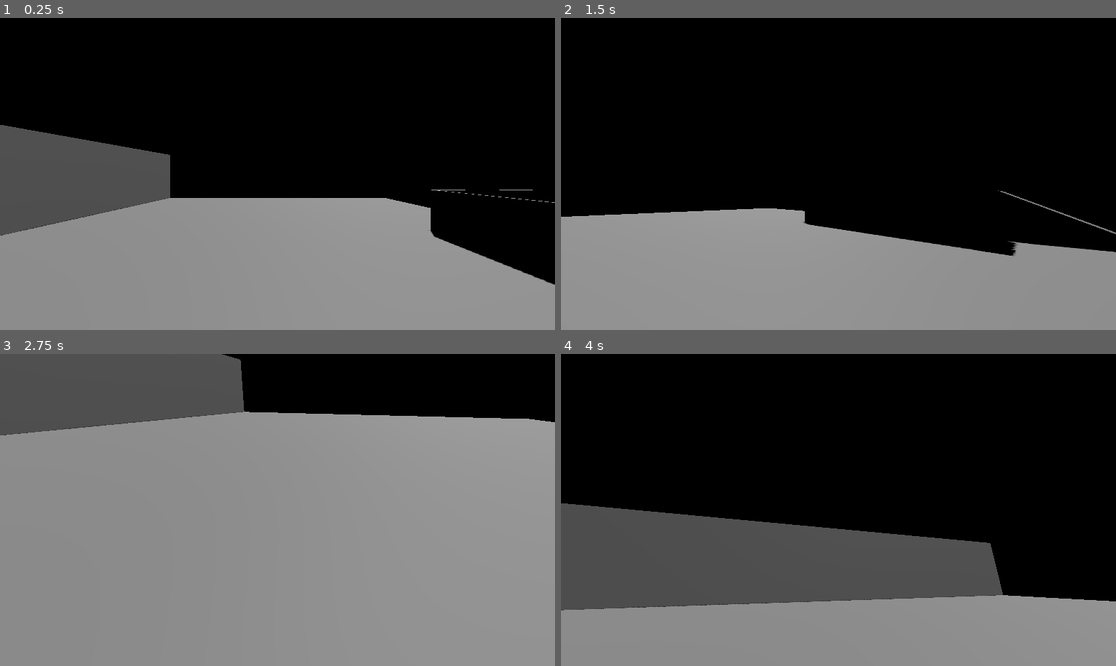
Above: before the commit, frames 1-4 (two rows, left to right).
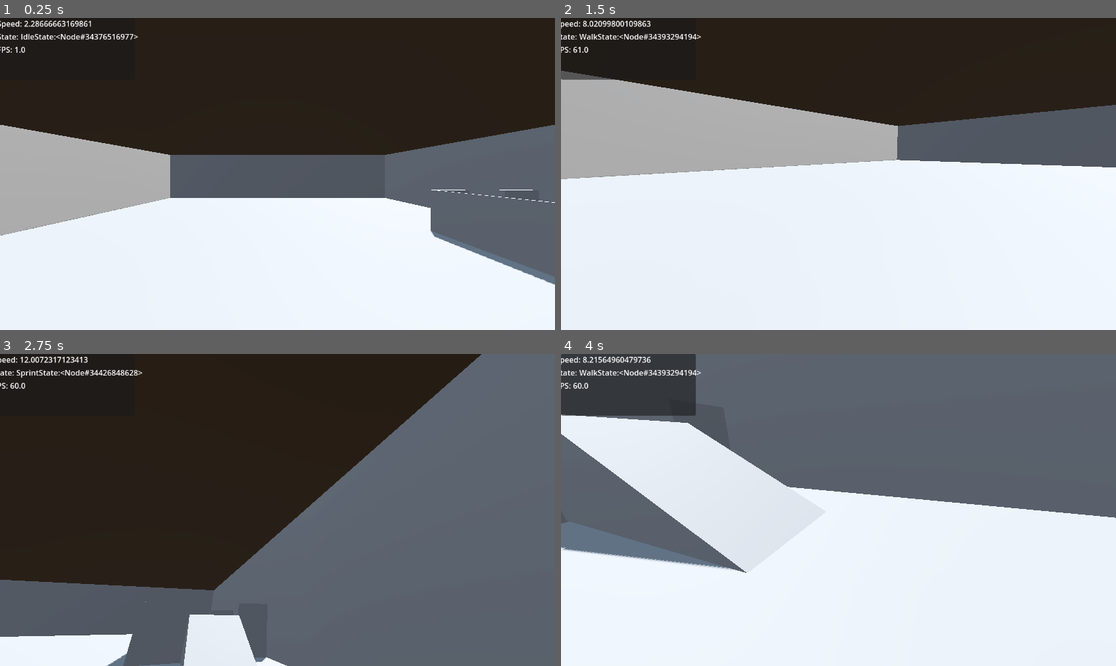
Above: after the commit, the same moments.

Repository: indieAYUSH/GODOT-First-person-chracter-controller-with-state-machine
Game: Godot game, scene res://demo/main.tscn
Two runs of this game, one before a commit and one after it. Both use one fixed random seed, a clock stepped at 60 frames per second and the inputs below.
Inputs (mouse positions are in pixels of both pictures, inside the frame that each line leads up to):
- Up to frame 1 (0.25 s): no input
- Up to frame 2 (1.5 s): move the mouse to (960, 158) at 0.52 s; hold D (right) 0.53-1.28 s; hold Shift (sprint, bound only after the commit) 0.53-1.28 s; tap Space (jump) at 0.77, 0.8, 1.07, 1.35 s; move the mouse to (727, 189) at 1.27 s; hold S (backward) from 1.28 s (still down)
- Up to frame 3 (2.75 s): tap Space (jump) at 1.52, 1.82, 2.3 s; tap Shift (sprint, bound only after the commit) at 1.55 s; move the mouse to (333, 441) at 2.02 s; release S (backward) at 2.03 s; hold D (right) from 2.03 s (still down); hold Shift (sprint, bound only after the commit) from 2.03 s (still down)
- Up to frame 4 (4 s): move the mouse to (810, 572) at 2.77 s; release D (right) at 2.78 s; release Shift (sprint, bound only after the commit) at 2.78 s; hold W (forward) 2.78-3.53 s; tap Shift (sprint, bound only after the commit) at 2.85 s; tap Space (jump) at 3.02, 3.32, 3.6, 3.77 s; move the mouse to (1005, 556) at 3.52 s; hold A (left) from 3.53 s (still down)

The runs differ from the first frame. In frame 1, 100% of the frame differs, in the area x 0-100%, y 0-100%; in frame 2, 100%; in frame 3, 100%; in frame 4, 100%.

Commit message:
basic state machine structure done
comple all basic transition logic added few shity states

Diff:
--- a/(fsm)-fps-controller/demo/main.tscn
+++ b/(fsm)-fps-controller/demo/main.tscn
@@ -1,8 +1,24 @@
-[gd_scene load_steps=2 format=3 uid="uid://dn6ld6qxwpy7u"]
+[gd_scene load_steps=5 format=3 uid="uid://dn6ld6qxwpy7u"]
 
 [ext_resource type="PackedScene" uid="uid://kprkvpgi57h6" path="res://player/secene/player.tscn" id="1_ke4q7"]
 
+[sub_resource type="ProceduralSkyMaterial" id="ProceduralSkyMaterial_ke4q7"]
+sky_horizon_color = Color(0.662243, 0.671743, 0.686743, 1)
+ground_horizon_color = Color(0.662243, 0.671743, 0.686743, 1)
+
+[sub_resource type="Sky" id="Sky_ru5rj"]
+sky_material = SubResource("ProceduralSkyMaterial_ke4q7")
+
+[sub_resource type="Environment" id="Environment_cvse4"]
+background_mode = 2
+sky = SubResource("Sky_ru5rj")
+tonemap_mode = 2
+glow_enabled = true
+
 [node name="main" type="Node3D"]
+
+[node name="WorldEnvironment" type="WorldEnvironment" parent="."]
+environment = SubResource("Environment_cvse4")
 
 [node name="DirectionalLight3D" type="DirectionalLight3D" parent="."]
 transform = Transform3D(-0.866025, -0.433013, 0.25, 0, 0.5, 0.866025, -0.5, 0.75, -0.433013, 0, 56.3735, 0)
--- /dev/null
+++ b/(fsm)-fps-controller/player/player_res/player_1.tres
@@ -0,0 +1,16 @@
+[gd_resource type="Resource" script_class="PlayerStats" load_steps=2 format=3 uid="uid://bblqvrq0fkaeu"]
+
+[ext_resource type="Script" uid="uid://b5l01hnwm7wxh" path="res://player/script/player_stats.gd" id="1_g3yrl"]
+
+[resource]
+script = ExtResource("1_g3yrl")
+player_name = "Nishant"
+walking_speed = 8.0
+running_speed = 12.0
+jump_height = 4.5
+croch_walking_speed = 5.0
+sliding_speed = 15.0
+dash_speed = 17.0
+lerp_speed = 10.0
+acceleration = 15.0
+metadata/_custom_type_script = "uid://b5l01hnwm7wxh"
--- /dev/null
+++ b/(fsm)-fps-controller/player/script/PlayerStateMachine.gd
@@ -0,0 +1,8 @@
+
+
+#+======================================
+#==========Only used for debuging purpose all core logics are in states.gd================#
+
+#==============if you want u can use it pass node refrence if ur requirment is to make it more modular
+class_name PlayerStateMachine
+extends StateMachine
--- a/(fsm)-fps-controller/player/script/State.gd
+++ b/(fsm)-fps-controller/player/script/State.gd
@@ -1,12 +1,25 @@
 class_name State
 extends Node
 
+signal change_state(new_state_name : String)
 
-# Called when the node enters the scene tree for the first time.
+var PLAYER : Player
+var ANIMATION : AnimationPlayer
+var  ANIM_TREE : AnimationTree
+
 func _ready():
-	pass # Replace with function body.
+	await owner.ready
+	PLAYER = owner as Player
+	ANIMATION = PLAYER.get_node("AnimationPlayer") as AnimationPlayer
+	ANIM_TREE = PLAYER.get_node("AnimationTree")    as AnimationTree
+func enter():
+	pass
 
+func exit():
+	pass
 
-# Called every frame. 'delta' is the elapsed time since the previous frame.
-func _process(delta):
+func update(delta):
 	pass
+
+func physics_update(delta):
+	pass
--- a/(fsm)-fps-controller/player/script/StateMachine.gd
+++ b/(fsm)-fps-controller/player/script/StateMachine.gd
@@ -1,12 +1,51 @@
 class_name StateMachine
 extends Node
 
+@export var current_state : State
+var states : Dictionary = {}
 
-# Called when the node enters the scene tree for the first time.
+#for debugging prpose  only
+signal state_changed(state_name )
+
 func _ready():
-	pass # Replace with function body.
+	for child in get_children():
+		if child is State:
+			states[child.name] = child
+			child.change_state.connect(on_change_state)
+		else:
+			push_warning("state machine contain in valid child node")
+	await owner.ready
+	current_state.enter()
+	state_changed.emit(current_state)
 
 
-# Called every frame. 'delta' is the elapsed time since the previous frame.
+
 func _process(delta):
-	pass
+	if current_state:
+		current_state.update(delta)
+	print(current_state)
+
+
+
+func _physics_process(delta):
+	if current_state:
+		current_state.physics_update(delta)
+
+
+
+func on_change_state(new_state_name:String) ->void:
+	var new_state = states.get(new_state_name)
+
+	if current_state == new_state:
+		return
+
+	if current_state == null:
+		return
+
+	if current_state != new_state:
+		current_state.exit()
+		new_state.enter()
+		current_state = new_state
+		state_changed.emit(current_state)
+	else:
+		print("error in state")
--- /dev/null
+++ b/(fsm)-fps-controller/player/script/idle.gd
@@ -0,0 +1,14 @@
+class_name IdleState
+extends State
+
+
+func enter():
+	pass
+
+
+
+func update(delta:float):
+	if PLAYER.velocity.length() > 0  and PLAYER.is_on_floor():
+		change_state.emit("WalkState")
+	elif PLAYER.velocity.length() > 0 and !PLAYER.is_on_floor():
+		pass
--- /dev/null
+++ b/(fsm)-fps-controller/player/script/juice_things.gd
@@ -0,0 +1,11 @@
+extends Node3D
+
+
+# Called when the node enters the scene tree for the first time.
+func _ready():
+	pass # Replace with function body.
+
+
+# Called every frame. 'delta' is the elapsed time since the previous frame.
+func _process(delta):
+	pass
--- /dev/null
+++ b/(fsm)-fps-controller/player/script/jump_state.gd
@@ -0,0 +1,6 @@
+class_name JumpState
+extends State
+
+
+func update(delta:float) -> void:
+	pass
--- a/(fsm)-fps-controller/player/script/player.gd
+++ b/(fsm)-fps-controller/player/script/player.gd
@@ -1,9 +1,12 @@
+class_name Player
 extends CharacterBody3D
 
 
-const SPEED = 5.0
+var SPEED = 5.0
 const JUMP_VELOCITY = 4.5
 
+#
+@export var current_player : PlayerStats
 
 #Node_Refrence
 @onready var head = %Head
@@ -35,9 +38,14 @@
 		velocity.z = move_toward(velocity.z, 0, SPEED)
 
 	move_and_slide()
+	$ui/Panel/VSplitContainer/SpeedContainer/speed_val.text = str(velocity.length())
 
 #------mouse_input----#
 func _input(event):
 	if event is InputEventMouseMotion:
-		head.rotate_x(deg_to_rad(event.relative.y)*camera_senstivity)
-		rotate_y(deg_to_rad(event.relative.x)*camera_senstivity)
+		head.rotate_x(deg_to_rad(-event.relative.y)*camera_senstivity)
+		rotate_y(deg_to_rad(-event.relative.x)*camera_senstivity)
+		head.rotation.x = clamp(head.rotation.x , deg_to_rad(-90) , deg_to_rad(90))
+
+func _ready():
+	Input.set_mouse_mode(Input.MOUSE_MODE_CAPTURED)
--- /dev/null
+++ b/(fsm)-fps-controller/player/script/player_stats.gd
@@ -0,0 +1,15 @@
+extends  Resource
+class_name PlayerStats
+
+@export var player_name :String
+
+
+@export_group("PlayerStats")
+@export var walking_speed : float
+@export var running_speed : float
+@export var jump_height : float
+@export var croch_walking_speed : float
+@export var sliding_speed : float
+@export var dash_speed : float
+@export var lerp_speed : float
+@export var acceleration :float
--- /dev/null
+++ b/(fsm)-fps-controller/player/script/sprint_state.gd
@@ -0,0 +1,11 @@
+class_name SprintState
+extends State
+
+
+func enter() -> void :
+	PLAYER.SPEED = PLAYER.current_player.running_speed
+
+
+func _input(event):
+	if event.is_action_released("sprint"):
+		change_state.emit("WalkState")
--- /dev/null
+++ b/(fsm)-fps-controller/player/script/walk.gd
@@ -0,0 +1,14 @@
+class_name WalkState
+extends State
+
+func enter():
+	PLAYER.SPEED = PLAYER.current_player.walking_speed
+	print(PLAYER.SPEED)
+
+func update(delta:float) -> void:
+	if PLAYER.velocity.length() == 0 :
+		change_state.emit("IdleState")
+
+func _input(event):
+	if event.is_action_pressed("sprint"):
+		change_state.emit("SprintState")
--- a/(fsm)-fps-controller/player/secene/player.tscn
+++ b/(fsm)-fps-controller/player/secene/player.tscn
@@ -1,6 +1,14 @@
-[gd_scene load_steps=5 format=3 uid="uid://kprkvpgi57h6"]
+[gd_scene load_steps=14 format=3 uid="uid://kprkvpgi57h6"]
 
 [ext_resource type="Script" uid="uid://c3riltpe58med" path="res://player/script/player.gd" id="1_epl1i"]
+[ext_resource type="Script" uid="uid://dniese0vs0di0" path="res://player/script/StateMachine.gd" id="2_hromg"]
+[ext_resource type="Resource" uid="uid://bblqvrq0fkaeu" path="res://player/player_res/player_1.tres" id="2_pyku5"]
+[ext_resource type="Script" uid="uid://unxafhttity7" path="res://player/script/idle.gd" id="3_hqb76"]
+[ext_resource type="Script" uid="uid://clb1f63eiqyov" path="res://player/script/juice_things.gd" id="4_p8h82"]
+[ext_resource type="Script" uid="uid://xjuw00iryijy" path="res://player/script/walk.gd" id="4_rtiqt"]
+[ext_resource type="Script" uid="uid://bnig6cdx00bys" path="res://player/script/jump_state.gd" id="5_57g6r"]
+[ext_resource type="Script" uid="uid://thlmkop1cqmi" path="res://player/script/sprint_state.gd" id="7_73kcs"]
+[ext_resource type="Script" uid="uid://c2nx72fcqucnk" path="res://player/ui/ui.gd" id="9_73kcs"]
 
 [sub_resource type="CapsuleShape3D" id="CapsuleShape3D_epl1i"]
 
@@ -9,8 +17,11 @@
 [sub_resource type="BoxMesh" id="BoxMesh_hqb76"]
 size = Vector3(0.165, 0.165, 0.94)
 
+[sub_resource type="AnimationNodeBlendTree" id="AnimationNodeBlendTree_hqb76"]
+
 [node name="Player" type="CharacterBody3D"]
 script = ExtResource("1_epl1i")
+current_player = ExtResource("2_pyku5")
 
 [node name="CollisionShape3D" type="CollisionShape3D" parent="."]
 shape = SubResource("CapsuleShape3D_epl1i")
@@ -36,3 +47,80 @@
 
 [node name="Camera3D" type="Camera3D" parent="Head/eye"]
 cull_mask = 1048573
+
+[node name="StateMachine" type="Node" parent="." node_paths=PackedStringArray("current_state")]
+script = ExtResource("2_hromg")
+current_state = NodePath("IdleState")
+metadata/_custom_type_script = "uid://dniese0vs0di0"
+
+[node name="IdleState" type="Node" parent="StateMachine"]
+script = ExtResource("3_hqb76")
+metadata/_custom_type_script = "uid://c5nx4ik52nbs0"
+
+[node name="WalkState" type="Node" parent="StateMachine"]
+script = ExtResource("4_rtiqt")
+metadata/_custom_type_script = "uid://c5nx4ik52nbs0"
+
+[node name="JumpState" type="Node" parent="StateMachine"]
+script = ExtResource("5_57g6r")
+metadata/_custom_type_script = "uid://c5nx4ik52nbs0"
+
+[node name="SprintState" type="Node" parent="StateMachine"]
+script = ExtResource("7_73kcs")
+metadata/_custom_type_script = "uid://c5nx4ik52nbs0"
+
+[node name="AnimationPlayer" type="AnimationPlayer" parent="."]
+
+[node name="AnimationTree" type="AnimationTree" parent="."]
+tree_root = SubResource("AnimationNodeBlendTree_hqb76")
+anim_player = NodePath("../AnimationPlayer")
+
+[node name="Juice_things" type="Node3D" parent="."]
+script = ExtResource("4_p8h82")
+
+[node name="ui" type="CanvasLayer" parent="."]
+script = ExtResource("9_73kcs")
+
+[node name="Panel" type="Panel" parent="ui"]
+offset_right = 280.0
+offset_bottom = 128.0
+
+[node name="VSplitContainer" type="VBoxContainer" parent="ui/Panel"]
+layout_mode = 1
+anchors_preset = 15
+anchor_right = 1.0
+anchor_bottom = 1.0
+grow_horizontal = 2
+grow_vertical = 2
+
+[node name="SpeedContainer" type="HBoxContainer" parent="ui/Panel/VSplitContainer"]
+layout_mode = 2
+
+[node name="Speed" type="Label" parent="ui/Panel/VSplitContainer/SpeedContainer"]
+layout_mode = 2
+text = "Speed:"
+
+[node name="speed_val" type="Label" parent="ui/Panel/VSplitContainer/SpeedContainer"]
+layout_mode = 2
+
+[node name="state" type="HBoxContainer" parent="ui/Panel/VSplitContainer"]
+layout_mode = 2
+
+[node name="state_labe" type="Label" parent="ui/Panel/VSplitContainer/state"]
+layout_mode = 2
+text = "State:"
+
+[node name="state_val" type="Label" parent="ui/Panel/VSplitContainer/state"]
+layout_mode = 2
+
+[node name="fps" type="HBoxContainer" parent="ui/Panel/VSplitContainer"]
+layout_mode = 2
+
+[node name="fps_label" type="Label" parent="ui/Panel/VSplitContainer/fps"]
+layout_mode = 2
+text = "FPS:"
+
+[node name="fps_val" type="Label" parent="ui/Panel/VSplitContainer/fps"]
+layout_mode = 2
+
+[connection signal="state_changed" from="StateMachine" to="ui" method="_on_state_machine_state_changed"]
--- /dev/null
+++ b/(fsm)-fps-controller/player/ui/ui.gd
@@ -0,0 +1,18 @@
+extends CanvasLayer
+
+@onready var speed_val = $Panel/VSplitContainer/SpeedContainer/speed_val
+@onready var state_val = $Panel/VSplitContainer/state/state_val
+@onready var fps_val = $Panel/VSplitContainer/fps/fps_val
+
+# Called when the node enters the scene tree for the first time.
+func _ready():
+	pass # Replace with function body.
+
+
+# Called every frame. 'delta' is the elapsed time since the previous frame.
+func _process(delta):
+	fps_val.text = str(Engine.get_frames_per_second())
+
+
+func _on_state_machine_state_changed(state_name):
+	state_val.text = str(state_name)
--- a/(fsm)-fps-controller/project.godot
+++ b/(fsm)-fps-controller/project.godot
@@ -48,3 +48,8 @@
 "events": [Object(InputEventKey,"resource_local_to_scene":false,"resource_name":"","device":-1,"window_id":0,"alt_press …(191 unchanged characters)…
 ]
 }
+sprint={
+"deadzone": 0.2,
+"events": [Object(InputEventKey,"resource_local_to_scene":false,"resource_name":"","device":-1,"window_id":0,"alt_pressed":false,"shift_pressed":false,"ctrl_pressed":false,"meta_pressed":false,"pressed":false,"keycode":0,"physical_keycode":4194325,"key_label":0,"unicode":0,"location":0,"echo":false,"script":null)
+]
+}
Not shown, added: (fsm)-fps-controller/player/script/PlayerStateMachine.gd.uid
Not shown, added: (fsm)-fps-controller/player/script/idle.gd.uid
Not shown, added: (fsm)-fps-controller/player/script/juice_things.gd.uid
Not shown, added: (fsm)-fps-controller/player/script/jump_state.gd.uid
Not shown, added: (fsm)-fps-controller/player/script/player_stats.gd.uid
Not shown, added: (fsm)-fps-controller/player/script/sprint_state.gd.uid
Not shown, added: (fsm)-fps-controller/player/script/walk.gd.uid
Not shown, added: (fsm)-fps-controller/player/ui/ui.gd.uid
